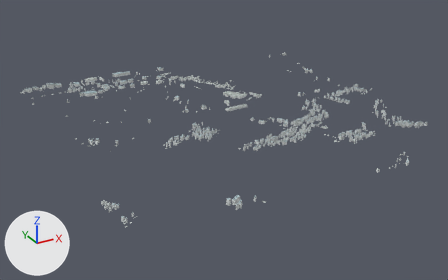
Before and after pictures for a commit that changed the glTF model projects/shanghai/assets/city/tiles/14-13699-6701.glb.
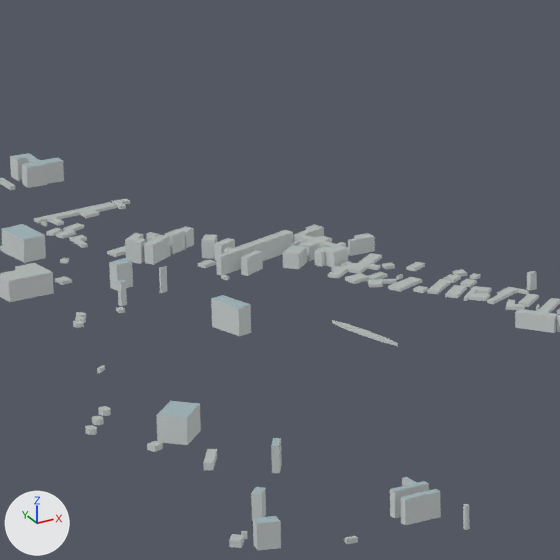
Old and new are each drawn whole from a 50 mm camera at (-1740.0, -3073.0, 1373.0) aimed at (-68.0, -34.0, -146.0) and again close up on the part from 35% to 49% of the width and 18% to 41% of the height. The lights are fixed; the arrows at lower left show +X, +Y and +Z. The older version's two pictures come first. Where no turn or scale is listed for an object, it has been applied to the vertices. Vertices at exactly the same position are counted once.
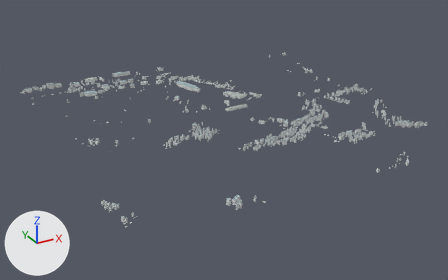
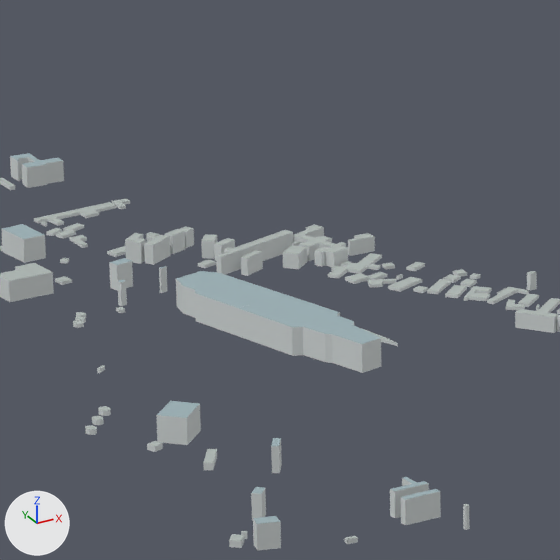
What the commit changed:
me_mesh_0 is used by ob_mesh_0; location (-1053.9, 1075.4, 0.0).
me_mesh_0 had 7811 vertices, 12168 faces and spanned x 0.0..2098.0, y -2127.0..0.0, z 0.0..30.0.
me_mesh_0 now has 7849 vertices, 12252 faces and spans x 0.0..2098.0, y -2127.0..0.0, z 0.0..30.0.
Part 1, on me_mesh_0:
10 faces are deleted.
21 vertices are added at x 992.0..1072.0, y -625.0..-404.0, z 0.0..23.0.
17 new vertices lie (0.0, 0.0, 23.0) away from vertices in x 992.0..1072.0, y -625.0..-404.0, z 0.0.
50 new faces join them, mat_stone_and_concrete_walls (light grey #d3d8d8).
44 new faces join them, mat_mid_rise_rooftops (grey #a0b5ba).

Pixel boxes (x1, y1, x2, y2) of what changed, in the close-ups (560 x 560 px):
part 1 of me_mesh_0, built on
    before: (211, 295, 251, 336)
    after: (176, 271, 381, 373)
